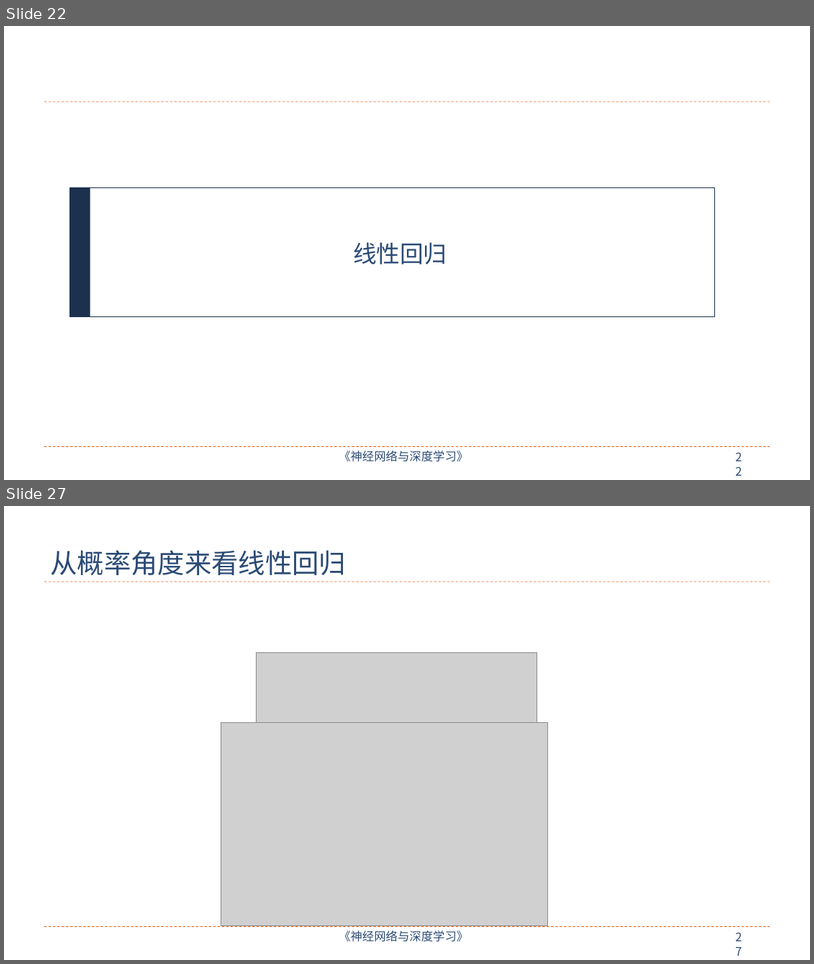
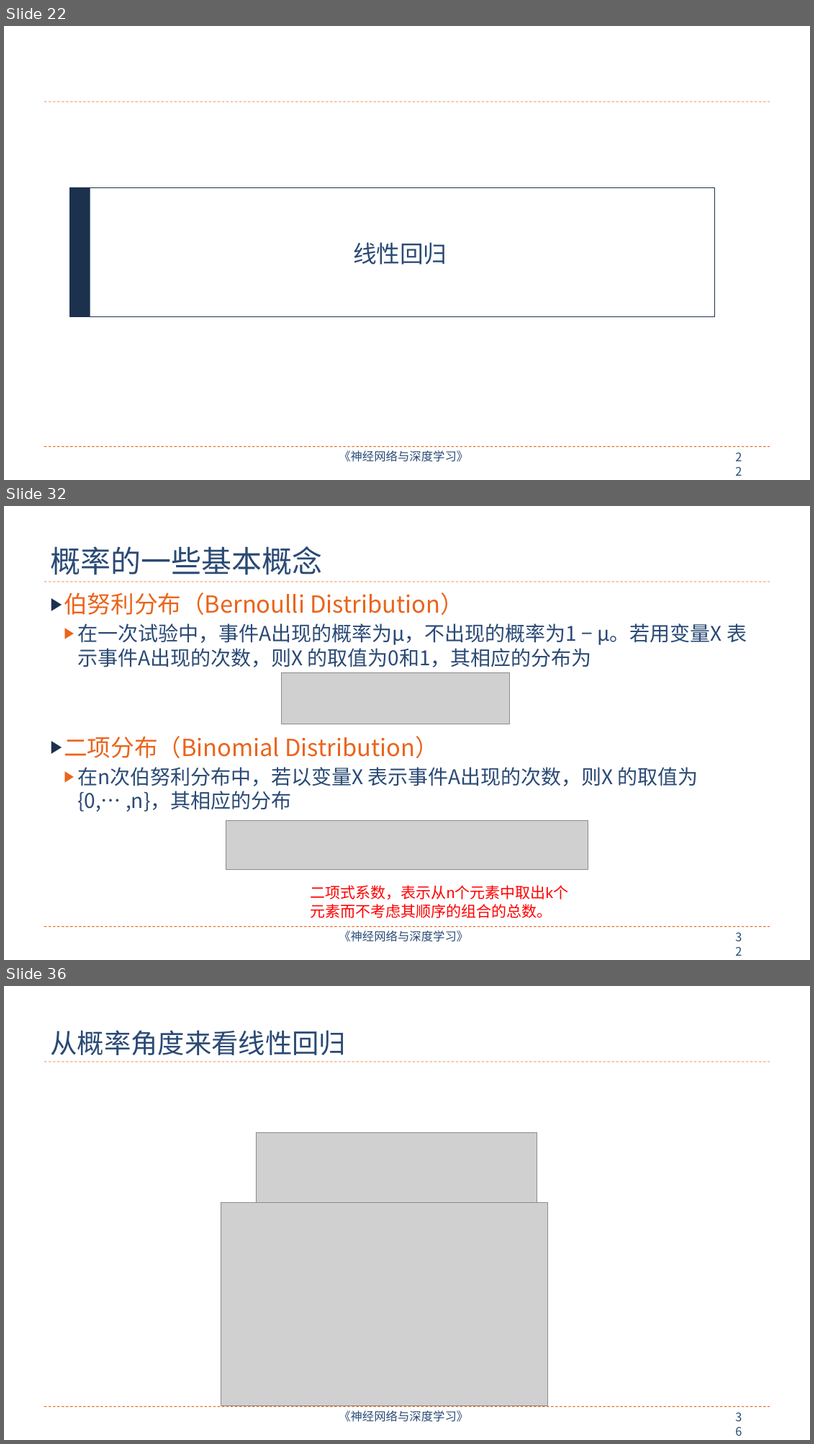
Before and after one commit to nndl/nndl.github.io, a slide deck: ppt/chap-机器学习概述.pptx. Shown one above the other, each under a label of ours: slides 22 and 27 before the commit, slides 22, 32 and 36 after it; the slides between them are not shown. The pictures are 814x964 and 814x1444 pixels, drawn with LibreOffice and Linux fonts; fonts in the diff are those of the drawing; grey boxes stand for pictures. Boxes give left, top, right and bottom in pixels: in the first picture for what was removed or moved away, otherwise in the second. Text is boxed around its words. In the diff, an @@ line names an element or a change of style, - is before the commit and + after.

```diff
--- a/ppt/chap-机器学习概述.pptx
+++ b/ppt/chap-机器学习概述.pptx
@@ slide 32 added at [4, 506, 810, 960], background #FFFFFF; not listed: 4 template elements that a slide beside it also shows @@
@@ title added at [50, 546, 322, 575], 36 pt, text #2A4A75 @@
+概率的一些基本概念
@@ text added at [64, 592, 747, 811], 24 pt, text #2A4A75 @@
+▶ 伯努利分布（Bernoulli Distribution）
+  ▶ 在一次试验中，事件A出现的概率为µ，不出现的概率为1 − µ。若用变量X 表示事件A出现的次数，则X 的取值为0和1，其相应的分布为
+▶ 二项分布（Binomial Distribution）
+  ▶ 在n次伯努利分布中，若以变量X 表示事件A出现的次数，则X 的取值为{0,… ,n}，其相应的分布
@@ picture added at [281, 672, 509, 723] @@
@@ picture added at [226, 820, 589, 870] @@
@@ text added at [311, 885, 568, 918], 18 pt, text #FF0000 @@
+二项式系数，表示从n个元素中取出k个元素而不考虑其顺序的组合的总数。
@@ what was slide 27 is now slide 36 @@
@@ page number at [730, 1407, 755, 1427]: text changed @@
-27
+36
```
Also in this commit, not shown: 25 slides changed, 12 other slides added, 2 other files.
